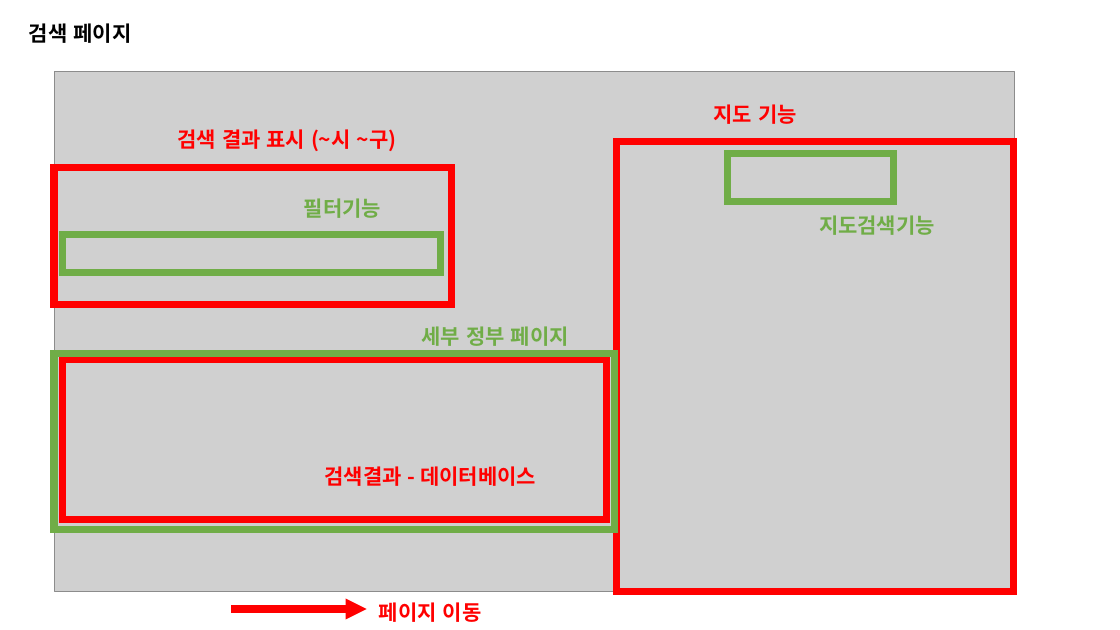
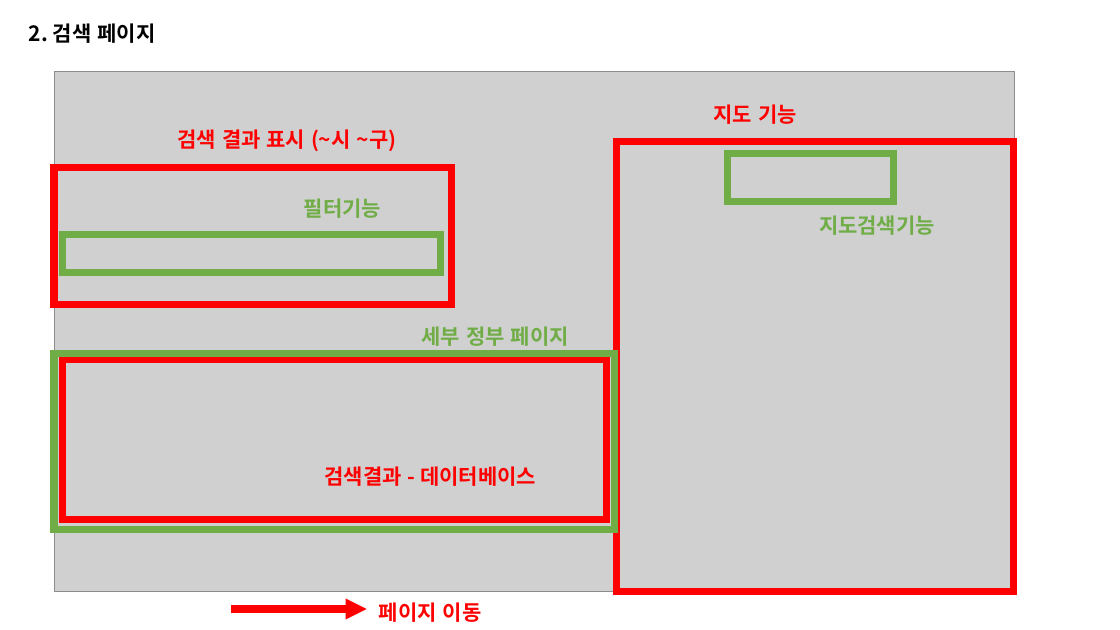
Before and after one commit to bomiiisong/Airbnb, a slide deck: slide 2 of 웹사이트.pptx. Drawn at 1120x630 pixels with LibreOffice and Linux fonts; fonts in the diff are those of the drawing; grey boxes stand for pictures. Boxes give left, top, right and bottom in pixels: in the first picture for what was removed or moved away, otherwise in the second. Text is boxed around its words. In the diff, an @@ line names an element or a change of style, - is before the commit and + after.

```diff
--- a/웹사이트.pptx
+++ b/웹사이트.pptx
@@ text at (29,23,155,43): text changed @@
-검색 페이지
+2. 검색 페이지
```
Also in this commit, not shown: 1 other slide changed, 13 slides added, 29 other files.
